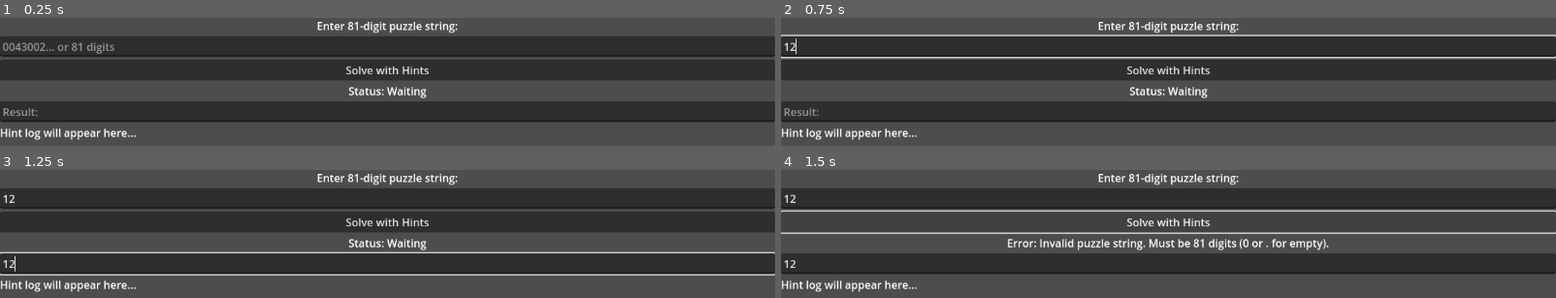
Above: before the commit, frames 1-4 (two rows, left to right).
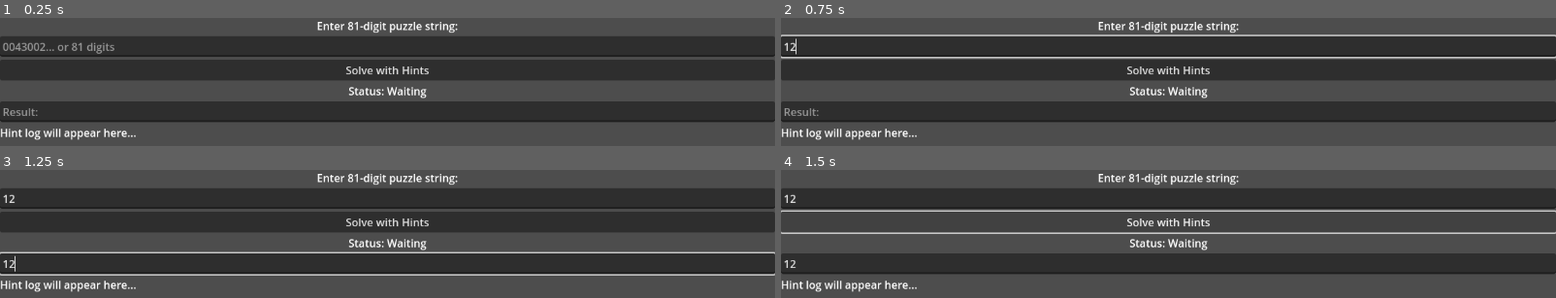
Above: after the commit, the same moments.

Repository: emmertex/nice_sudoku
Game: Godot game, scene res://tests/manual_test/manual_solver_test.tscn
Two runs of this game, one before a commit and one after it. Both use one fixed random seed, a clock stepped at 60 frames per second and the inputs below. This scene is started directly instead of the project's main scene.
Inputs (mouse positions are in pixels of both pictures, inside the frame that each line leads up to):
- Up to frame 1 (0.25 s): no input
- Up to frame 2 (0.75 s): click (1168, 46) at 0.52 s; type "12" at 0.6 s
- Up to frame 3 (1.25 s): click (387, 263) at 0.75 s; type "12" at 0.83 s
- Up to frame 4 (1.5 s): click "Solve with Hints" at 1.25 s

Frames 1-3 are identical in both runs. In frame 4, 1.5% of the frame differs, in the area x 29-71%, y 53-63%.
Error after the commit: Parse Error: Cannot find member "SIMPLE_COLORING" in base "Hint.HintTechnique". (res://tests/manual_test/manual_solver_test.gd:143)

Commit message:
Eliminate some bugs and simple colouring

Diff:
--- a/game_screen.gd
+++ b/game_screen.gd
@@ -451,8 +451,10 @@
 
 	_update_timer.stop()
 
-	# Clear previous hint and update UI immediately
+	# Clear previous hint and disabling number highlight for clarity during hints
 	current_hint = null
+	selected_num = 0
+	highlight_mode = HighlightMode.NRCB
 	_update_grid_highlights()
 	_update_pencil()
 
@@ -497,6 +499,8 @@
 	menu_layer1.show()
 	menu_layer2.show()
 
+	# Restore previous highlight preference to ALLC after hinting session
+	highlight_mode = HighlightMode.ALLC
 	_update_grid_highlights()
 	_update_pencil()
 	_update_timer.start() # Resume automatic updates
@@ -953,7 +957,11 @@
 		mode = Mode.NUMBER_CLR
 	selected_cell = Vector2(-1,-1)
 	selected_num = 0
+	queue_update("grid")
 	queue_update("buttons")
+	queue_update("pencil")
+	queue_update("highlights")
+	update_ui()
 
 func _on_button_p_pressed():
 	if mode == Mode.PENCIL:
--- a/hint.gd
+++ b/hint.gd
@@ -20,12 +20,11 @@
 	SWORDFISH_ROW,
 	SWORDFISH_COL,
 	JELLYFISH_ROW,
-		JELLYFISH_COL,
-		SIMPLE_COLORING,
-		XY_CHAIN,
-		W_WING,
-		AIC_CHAIN,
-		NISHIO
+	JELLYFISH_COL,
+	XY_CHAIN,
+	W_WING,
+	AIC_CHAIN,
+	NISHIO
 }
 
 var technique: HintTechnique
--- a/hint_generator.gd
+++ b/hint_generator.gd
@@ -85,6 +85,21 @@
 					if sudoku.grid[peer.x][peer.y] == num:
 						if not peer in hint.cause_cells:
 							hint.cause_cells.append(peer)
+
+		# Build two-step teaching flow
+		# Step 1: show all existing occurrences of this digit and how they block their rows/cols/boxes
+		var all_digit_cells: Array[Vector2i] = []
+		for rr in range(9):
+			for cc in range(9):
+				if sudoku.grid[rr][cc] == num:
+					all_digit_cells.append(Vector2i(rr, cc))
+		var s1 = "Scan digit %d across the grid. Each existing %d blocks its entire row, column, and box." % [num, num]
+		hint.add_step(s1, [], [], all_digit_cells)
+
+		# Step 2: focus on this %s and why other cells are blocked
+		var unit_label = type
+		var s2 = "In this %s, every other cell is blocked by existing %d's in intersecting rows, columns, or boxes; so only this cell works." % [unit_label, num]
+		hint.add_step(s2, [Vector2i(r, c)], hint.secondary_cells, hint.cause_cells)
 
 		hints.append(hint)
 
@@ -531,7 +546,7 @@
 	# --- XY-Chain and W-Wing ---
 	_find_xy_chains_and_wwings(hints)
 
-	# --- Simple Coloring / Proto AIC ---
+	# --- Proto AIC ---
 	for digit in range(1, 10):
 		# Build strong-link graph per digit
 		var nodes: Array = [] # each: {pos: Vector2i, links: Array[int], color: int}
@@ -573,61 +588,6 @@
 				var b2 = pos_to_idx[idxs[1]]
 				nodes[a].links.append(b2)
 				nodes[b2].links.append(a)
-
-		# BFS coloring on each connected component
-		var visited = BitSet.new(nodes.size())
-		for start in range(nodes.size()):
-			if visited.get_bit(start): continue
-			# start new component
-			nodes[start].color = 0
-			visited.set_bit(start)
-			var queue := [[start, 0]]
-			var chain := {}
-			chain[start] = 0
-			var head = 0
-			while head < queue.size():
-				var u = queue[head]
-				head += 1
-				var u_idx = u[0]
-				var u_col = u[1]
-				for v_idx in nodes[u_idx].links:
-					if not visited.get_bit(v_idx):
-						visited.set_bit(v_idx)
-						nodes[v_idx].color = 1 - u_col
-						queue.append([v_idx, 1 - u_col])
-						chain[v_idx] = 1 - u_col
-			# Evaluate rules for this component
-			# Rule 2: contradiction of same color in peer cells
-			var color_to_cells = [[], []]
-			for k in chain:
-				var pos = nodes[k].pos if nodes.has(k) else nodes[k]["pos"]
-				var col = chain[k]
-				color_to_cells[col].append(pos)
-			# Check contradictions
-			for col_id in [0,1]:
-				for i in range(color_to_cells[col_id].size()):
-					for j in range(i+1, color_to_cells[col_id].size()):
-						if _are_peers(color_to_cells[col_id][i], color_to_cells[col_id][j]):
-							var h = _create_coloring_hint(digit, chain, col_id, color_to_cells[col_id][i], color_to_cells[col_id][j])
-							hints.append(h)
-							break
-					if hints.size() > 0 and hints.back().technique == Hint.HintTechnique.SIMPLE_COLORING: # one per comp
-						break
-			# Rule 1: any outsider seeing both colors
-			for r in range(9):
-				for c in range(9):
-					if sudoku.grid[r][c] != 0 or not _get_candidates(r,c).get_bit(digit-1): continue
-					var pos = Vector2i(r,c)
-					var seen = BitSet.new(2)
-					for k in chain:
-						var node_pos = nodes[k].pos if nodes.has(k) else nodes[k]["pos"]
-						if _are_peers(pos, node_pos):
-							seen.set_bit(chain[k])
-					if seen.cardinality() == 2:
-						var h2 = _create_coloring_hint(digit, chain, -1, pos)
-						h2.elim_cells.append(pos)
-						h2.elim_numbers.append(digit)
-						hints.append(h2)
 	for num in range(1, 10):
 		# Row-based reduction
 		for r in range(9):
@@ -713,8 +673,6 @@
 						hint.add_step(s2blc, [], [], [], hint.elim_cells.duplicate(), [num])
 						hints.append(hint)
 
-	# --- Coloring ---
-	_find_coloring_hints(hints)
 
 	# --- Nishio (trial contradiction) ---
 	# Expensive: only attempt if no other hints found
@@ -723,102 +681,6 @@
 
 	return hints
 
-func _find_coloring_hints(hints: Array[Hint]):
-	for d in range(9): # digit-1
-		var digit = d + 1
-
-		var relevant_links = []
-		for link in strong_links:
-			if link.type == StrongLink.LinkType.BILOCAL_UNIT and link.digit1 == d:
-				relevant_links.append(link)
-
-		if relevant_links.is_empty():
-			continue
-
-		var nodes = {} # cell_idx -> node
-		for link in relevant_links:
-			var n1_idx = link.node1_cells.next_set_bit()
-			var n2_idx = link.node2_cells.next_set_bit()
-			if not nodes.has(n1_idx): nodes[n1_idx] = {"links": [], "color": -1}
-			if not nodes.has(n2_idx): nodes[n2_idx] = {"links": [], "color": -1}
-			nodes[n1_idx].links.append(n2_idx)
-			nodes[n2_idx].links.append(n1_idx)
-
-		var all_node_indices = nodes.keys()
-
-		while not all_node_indices.is_empty():
-			var chain_root = all_node_indices.pop_front()
-			if nodes[chain_root].color != -1: continue
-
-			var current_chain = {} # cell_idx -> color
-			var queue = [[chain_root, 0]] # [cell_idx, color]
-			nodes[chain_root].color = 0
-			current_chain[chain_root] = 0
-
-			var head = 0
-			while head < queue.size():
-				var item = queue[head]
-				head += 1
-				var u_idx = item[0]
-				var u_color = item[1]
-
-				for v_idx in nodes[u_idx].links:
-					if nodes[v_idx].color == -1:
-						var v_color = 1 - u_color
-						nodes[v_idx].color = v_color
-						current_chain[v_idx] = v_color
-						queue.append([v_idx, v_color])
-
-			# Rule 2: Same color sees each other
-			var color0_cells = []
-			var color1_cells = []
-			for cell_idx in current_chain:
-				if current_chain[cell_idx] == 0: color0_cells.append(Cardinals.rc_to_vec(cell_idx))
-				else: color1_cells.append(Cardinals.rc_to_vec(cell_idx))
-
-			var contradiction_found = false
-			for i in range(color0_cells.size()):
-				for j in range(i + 1, color0_cells.size()):
-					if _are_peers(color0_cells[i], color0_cells[j]):
-						# Contradiction: eliminate all of color 0
-						var hint = _create_coloring_hint(digit, current_chain, 0, color0_cells[i], color0_cells[j])
-						hints.append(hint)
-						contradiction_found = true
-						break
-				if contradiction_found: break
-			if contradiction_found: continue
-
-			for i in range(color1_cells.size()):
-				for j in range(i + 1, color1_cells.size()):
-					if _are_peers(color1_cells[i], color1_cells[j]):
-						# Contradiction: eliminate all of color 1
-						var hint = _create_coloring_hint(digit, current_chain, 1, color1_cells[i], color1_cells[j])
-						hints.append(hint)
-						contradiction_found = true
-						break
-				if contradiction_found: break
-			if contradiction_found: continue
-
-			# Rule 1: A candidate sees two different colors
-			for r in range(9):
-				for c in range(9):
-					var cell_vec = Vector2i(r,c)
-					var cell_idx = Cardinals.vec_to_rc(cell_vec)
-					if sudoku.grid[r][c] != 0 or not _get_candidates(r, c).get_bit(d) or current_chain.has(cell_idx):
-						continue
-
-					var colors_seen = BitSet.new(2)
-					for node_idx in current_chain:
-						var node_vec = Cardinals.rc_to_vec(node_idx)
-						if _are_peers(cell_vec, node_vec):
-							colors_seen.set_bit(current_chain[node_idx])
-
-					if colors_seen.cardinality() == 2:
-						var hint = _create_coloring_hint(digit, current_chain, -1, cell_vec) # -1 for non-contradiction
-						hint.elim_cells.append(cell_vec)
-						hint.elim_numbers.append(digit)
-						if not hints.has(hint): # Avoid duplicates
-							hints.append(hint)
 
 func _are_peers(c1: Vector2i, c2: Vector2i) -> bool:
 	if c1.x == c2.x: return true
@@ -826,39 +688,7 @@
 	if Cardinals.Bxy[c1.x * 9 + c1.y] == Cardinals.Bxy[c2.x * 9 + c2.y]: return true
 	return false
 
-func _create_coloring_hint(digit: int, chain: Dictionary, contra_color: int, cause1: Vector2i, cause2: Vector2i = Vector2i(-1,-1)) -> Hint:
-	var hint = Hint.new(Hint.HintTechnique.SIMPLE_COLORING, "PLACEHOLDER")
-	hint.numbers.append(digit)
-
-	var color0_cells_str = []
-	var color1_cells_str = []
-	for cell_idx in chain:
-		var cell_vec = Cardinals.rc_to_vec(cell_idx)
-		if chain[cell_idx] == 0:
-			hint.cause_cells.append(cell_vec)
-			color0_cells_str.append(_format_cell_list([cell_vec]))
-		else:
-			hint.secondary_cells.append(cell_vec)
-			color1_cells_str.append(_format_cell_list([cell_vec]))
-
-	var desc = "For digit {d}, we can form a chain of strong links.\n".format({"d": digit})
-	desc += "Coloring nodes alternately (Green and Blue):\n"
-	desc += "Green nodes: {green_nodes}\n".format({"green_nodes": ", ".join(color0_cells_str)})
-	desc += "Blue nodes: {blue_nodes}\n\n".format({"blue_nodes": ", ".join(color1_cells_str)})
-
-	if contra_color != -1:
-		var bad_color = "Green" if contra_color == 0 else "Blue"
-		desc += "Two {color} nodes at {c1} and {c2} can see each other, which is a contradiction.\n".format({"color": bad_color, "c1": _format_cell_list([cause1]), "c2": _format_cell_list([cause2])})
-		desc += "Therefore, all {color} nodes are invalid and the digit {d} can be eliminated from them.".format({"color": bad_color, "d": digit})
-		if contra_color == 0: hint.elim_cells = hint.cause_cells
-		else: hint.elim_cells = hint.secondary_cells
-		hint.elim_numbers.append(digit)
-	else: # rule 1
-		desc += "The cell at {cell} can see both a Green and a Blue node.\n".format({"cell": _format_cell_list([cause1])})
-		desc += "Therefore, it cannot contain the digit {d}.".format({"d": digit})
-
-	hint.description = desc
-	return hint
+
 
 func _find_xy_chains_and_wwings(hints: Array[Hint]):
 	# Collect bivalue cells
--- a/tests/editor_test_runner.gd
+++ b/tests/editor_test_runner.gd
@@ -3,9 +3,12 @@
 
 func _run():
 	var script = load("res://tests/test_solvers.gd")
-	var tree := SceneTree.new()
-	Engine.set_main_loop(tree)
-	# Instantiate and run _init of the test SceneTree
 	var runner = script.new()
-	# runner will call quit() with exit code
-	return
+	if runner.has_method("run_all_tests"):
+		var failed: int = runner.run_all_tests()
+		if failed != 0:
+			push_error("Tests failed: %d" % failed)
+		else:
+			print("All tests passed.")
+	else:
+		push_error("run_all_tests() not found on test runner.")
--- a/tests/test_solvers.gd
+++ b/tests/test_solvers.gd
@@ -3,6 +3,8 @@
 var _failed: int = 0
 
 func _init():
+	if Engine.is_editor_hint():
+		return
 	var exit_code := 0
 	var args = OS.get_cmdline_args()
 	if args.has("--test_func"):
Not shown: 1 places in loadListItem.tscn that only renumber resources
Not shown: 1 places in paste.tscn that only renumber resources
Not shown: 1 places in puzzleDone.tscn that only renumber resources
